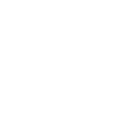
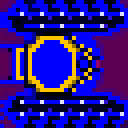
Layers edited between the first and the second (128, 128) image:
hid group "Enemy" (2 layers) over (x1=0, y1=0, x2=128, y2=128)
renamed "player_body" to "player_03_body", showed it, painted on it over (x1=0, y1=0, x2=128, y2=128)
showed "Laag 2" over (x1=0, y1=0, x2=128, y2=128)
